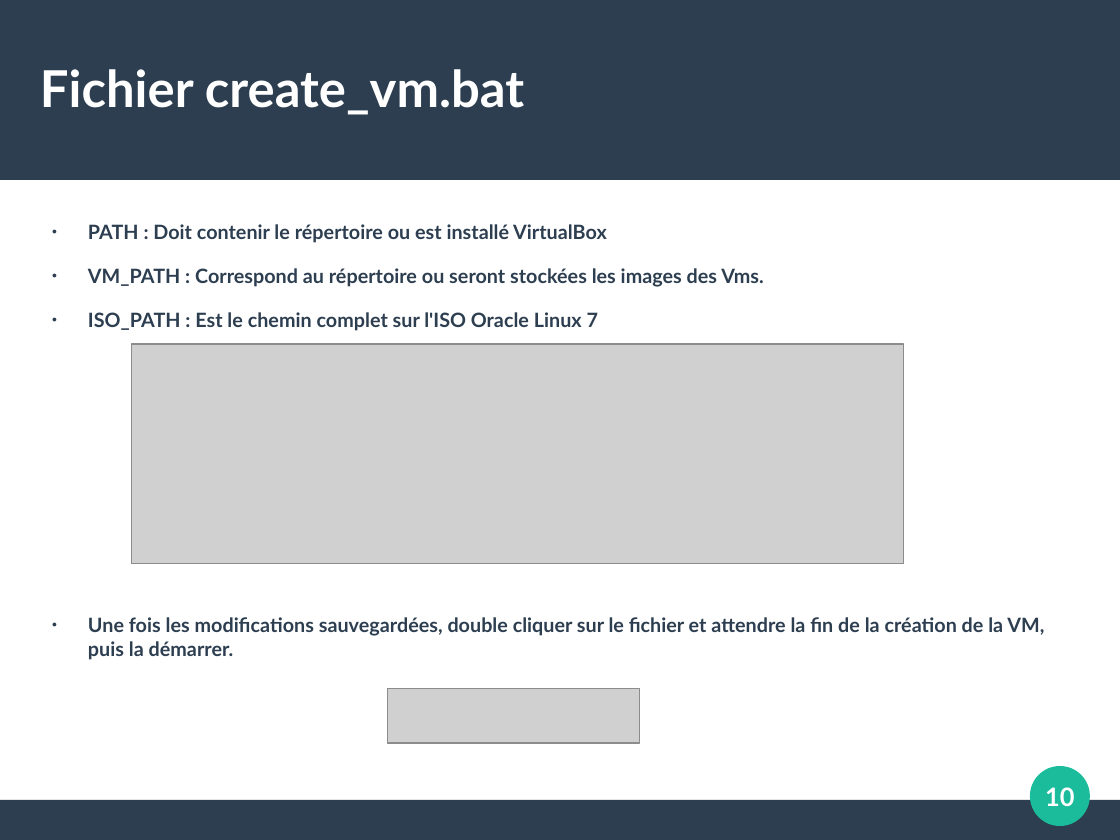
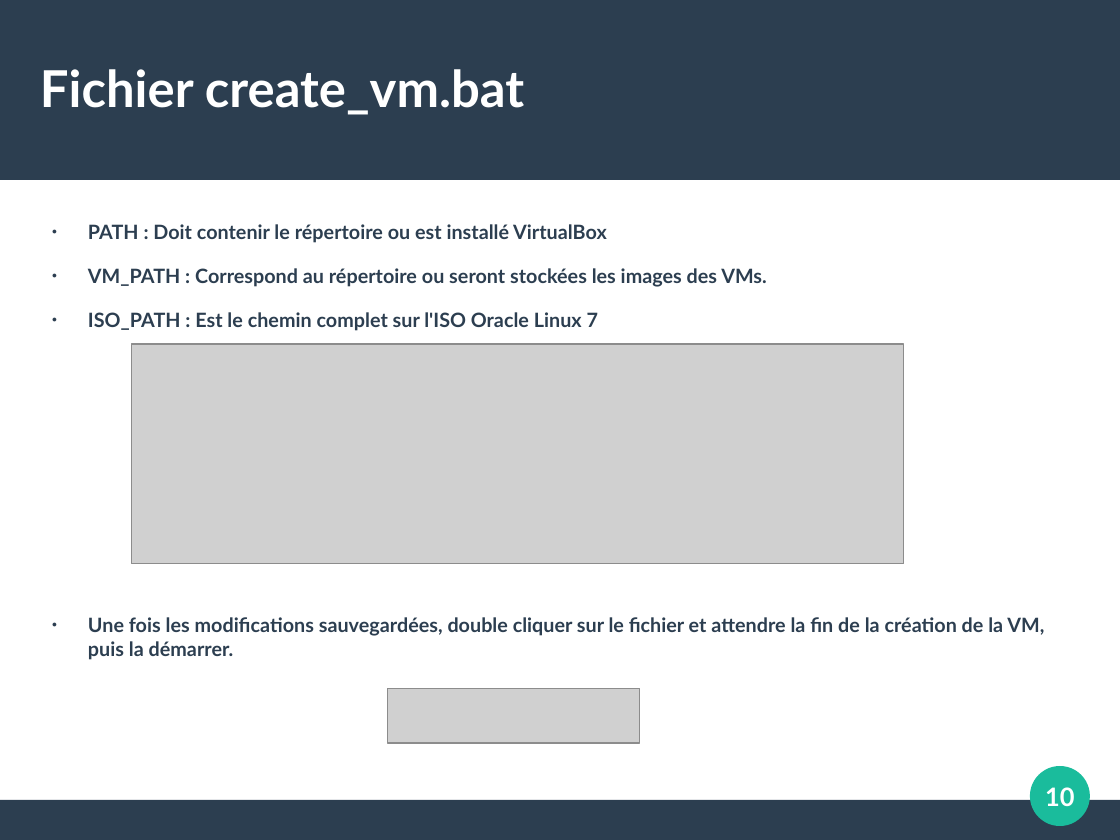
Before and after one commit to PhilippeLeroux/plescripts, a slide deck: slide 10 of setup_vms_dns_master/mon_infra.odp. Drawn at 1120x840 pixels with LibreOffice and Linux fonts; fonts in the diff are those of the drawing; grey boxes stand for pictures. Boxes give left, top, right and bottom in pixels: in the first picture for what was removed or moved away, otherwise in the second. Text is boxed around its words. In the diff, an @@ line names an element or a change of style, - is before the commit and + after.

```diff
--- a/setup_vms_dns_master/mon_infra.odp
+++ b/setup_vms_dns_master/mon_infra.odp
@@ text at (88,268,767,287): text changed @@
-● VM_PATH : Correspond au répertoire ou seront stockées les images des Vms.
+● VM_PATH : Correspond au répertoire ou seront stockées les images des VMs.
```
Also in this commit, not shown: 1 other slide changed.
